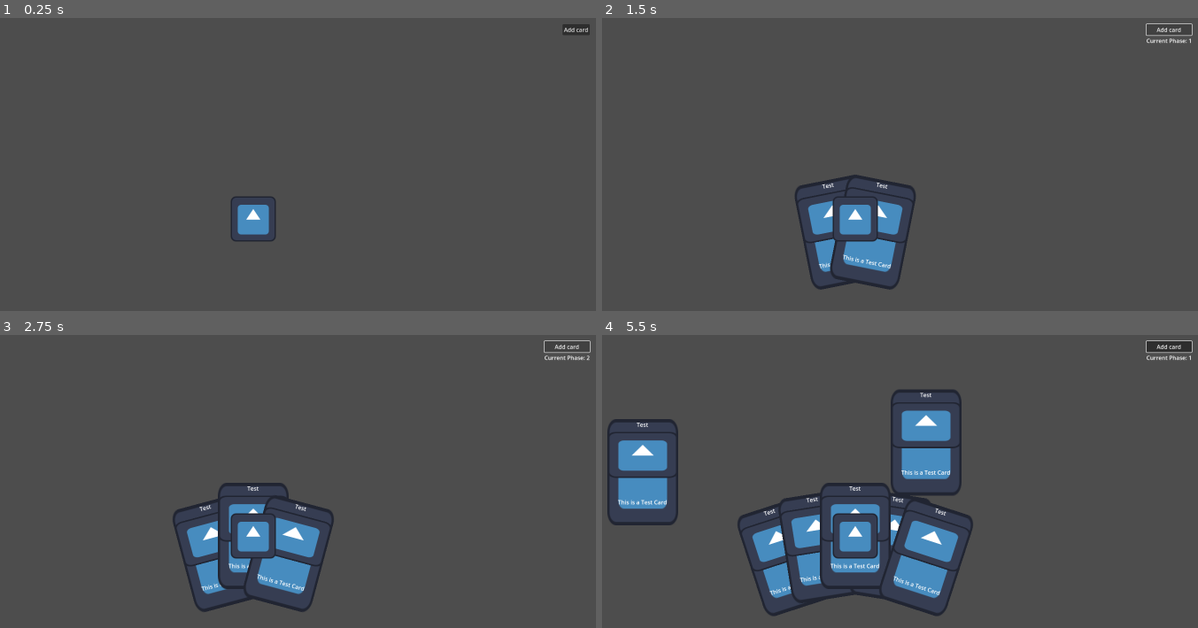
Above: before the commit, frames 1-4 (two rows, left to right).
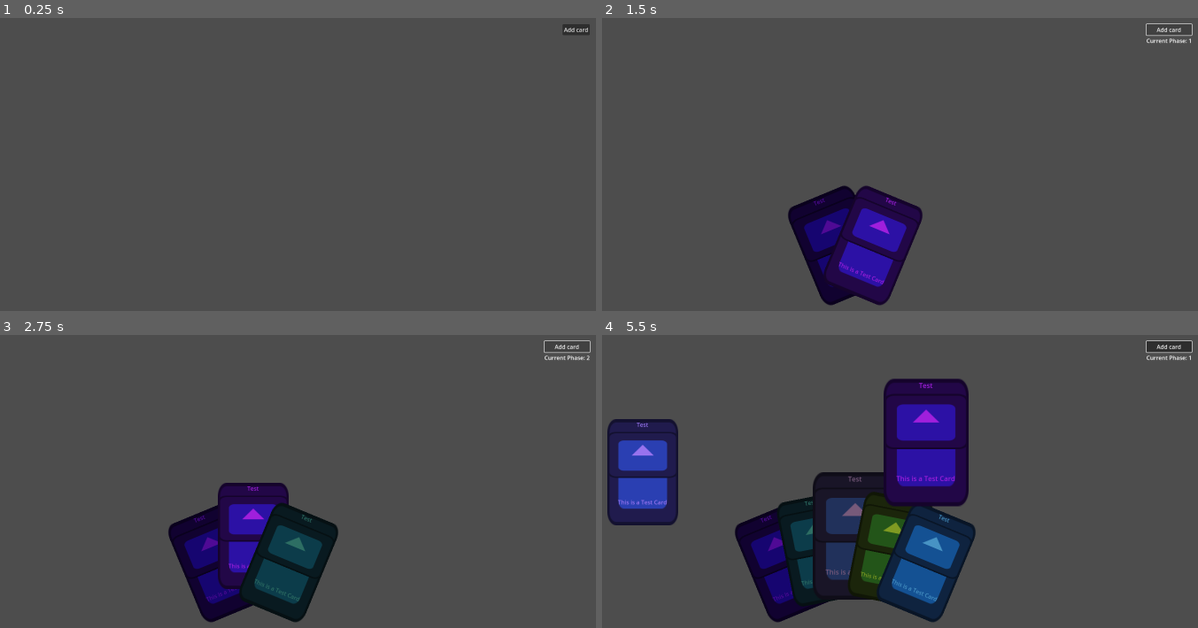
Above: after the commit, the same moments.

Repository: team-fow/hackathon
Game: Godot game, scene res://scenes/game/game.tscn
Two runs of this game, one before a commit and one after it. Both use one fixed random seed, a clock stepped at 60 frames per second and the inputs below. The engine's default icon, where the game draws it, is replaced by a stand-in: a white triangle on a blue panel in a dark square.
Inputs (mouse positions are in pixels of both pictures, inside the frame that each line leads up to):
- Up to frame 1 (0.25 s): no input
- Up to frame 2 (1.5 s): click "Add card" at 0.5 s; click "Add card" at 1.25 s
- Up to frame 3 (2.75 s): click "Add card" at 2 s
- Up to frame 4 (5.5 s): tap Enter at 2.75, 4.25 s; drag from (822, 554) to (923, 443) at 2.77 s; tap Space at 3.5, 5 s; drag from (923, 443) to (822, 622) at 3.52 s; move the mouse to (840, 543) at 4.27 s; press the mouse at (840, 543) at 4.28 s; release the mouse at (840, 543) at 5 s; drag from (870, 543) to (643, 472) at 5.02 s

The runs differ from the first frame. In frame 1, 0.6% of the frame differs, in the area x 38-47%, y 61-77%; in frame 2, 7.0%; in frame 3, 9.6%; in frame 4, 23%, in the area x 1-63%, y 14-99%.

Commit message:
card list improvements

Diff:
--- a/resources/card_behavior/card_behavior.gd
+++ b/resources/card_behavior/card_behavior.gd
@@ -1,5 +1,5 @@
 class_name CardBehavior
 
 
-func act():
+func play():
 	pass
--- a/resources/card_data/card_data.gd
+++ b/resources/card_data/card_data.gd
@@ -1,4 +1,4 @@
-class_name Card_Data
+class_name CardData
 extends Resource
 
 @export var background : Texture2D
--- a/scenes/card/card.gd
+++ b/scenes/card/card.gd
@@ -3,7 +3,8 @@
 
 const SIZE := Vector2(200, 300)
 
-@export var card_resource: Card_Data
+@export var card_resource: CardData
+
 var card_script : Object
 
 @onready var background: TextureRect = $Background
@@ -20,6 +21,7 @@
 	art.texture = card.art
 	description.text = card.description
 	card_script = card.card_script.new()
+	modulate = Color(randf(), randf(), randf()) # temp
 
 
 func play():
--- a/scenes/card_list/card_list.gd
+++ b/scenes/card_list/card_list.gd
@@ -2,92 +2,43 @@
 extends Node2D
 ## A list of [Card] nodes.
 
-@export var drop_area := Rect2(-400, -200, 800, 400) ## Area in which cards can be dropped to add them to the list.
-
-var cards: Array[Card] ## Cards in the list.
-var held_card: Card ## Card currently being dragged out of the list.
+var cards: Array[Card] ## All cards stored in this list.
 
 
 
-# modifying
+# modifying list
 
-## Adds [param card].
-func add_card(card: Card) -> void:
-	_add_card_to_list(card)
-	add_child(card)
-
-	card.gui_input.connect(_on_card_input.bind(card))
+## Adds a card at index [member idx].
+func add_card(card: Card, idx: int = -1) -> void:
+	if idx == -1:
+		_add_card_to_list(card, cards.size())
+		add_child(card)
+	else:
+		_add_card_to_list(card, idx)
+		cards[idx - 1].add_sibling(card)
 
 
-## Removes [param card].
+## Removes a card.
 func remove_card(card: Card) -> void:
 	_remove_card_from_list(card)
 	remove_child(card)
 
-	card.gui_input.disconnect(_on_card_input)
+
+# Adds a card to cards at index idx. Does not add it as a child.
+func _add_card_to_list(card: Card, idx: int) -> void:
+	cards.insert(idx, card)
+	_order_cards()
 
 
-# Adds [param card] to [member cards].
-# Does not add [param card] as a child.
-func _add_card_to_list(card: Card) -> void:
-	cards.append(card)
-	card.set_input(true)
-	_order_cards()
-
-	card.set_input(true)
-
-
-# Removes [param card] from [member cards].
-# Does not remove [param card] as a child.
+# Removes a card from cards. Does not remove it as a child.
 func _remove_card_from_list(card: Card) -> void:
 	cards.erase(card)
-	card.set_input(false)
 	_order_cards()
-
-	card.set_input(false)
-
-
-
-# held card
-
-## Removes [param card] from the list and stores it in [member held_card].
-func grab_card(card: Card) -> void:
-	held_card = card
-	_remove_card_from_list(card)
-
-
-# Called when [member held_card] is released.
-# If the card is dropped in [member drop_area], the card is reinserted into the list.
-func _on_held_card_dropped() -> void:
-	if drop_area.has_point(get_local_mouse_position()):
-		_add_card_to_list(held_card)
-	else:
-		pass
-
-	held_card = null
 
 
 
 # display
 
-## Overwrite this to control how cards in the list are displayed.
+## Overwrite this to control how cards in [member cards] are displayed.
 func _order_cards() -> void:
 	pass
-
-
-
-# input
-
-# Handles grabbing cards.
-func _on_card_input(event: InputEvent, card: Card) -> void:
-	if event.is_action_pressed("click"):
-		grab_card(card)
-
-
-# Handles moving and dropping the held card.
-func _unhandled_input(event: InputEvent) -> void:
-	if held_card:
-		if event is InputEventMouseMotion:
-			held_card.position = get_local_mouse_position()
-		elif event.is_action_released("click"):
-			_on_held_card_dropped()
--- a/scenes/card_list/deck.gd
+++ b/scenes/card_list/deck.gd
@@ -1,7 +1,7 @@
 class_name Deck
 extends CardList
 
-const CARD_SEPARATION: float = 4
+const CARD_SEPARATION: float = 4 ## Vertical spacing between cards.
 
 
 
--- a/scenes/card_list/hand.gd
+++ b/scenes/card_list/hand.gd
@@ -1,9 +1,41 @@
 class_name Hand
 extends CardList
 
-const CARD_SEPARATION: float = Card.SIZE.x / 2
-const MAX_CARD_Y_OFFSET: float = Card.SIZE.y / 2
-const MAX_CARD_ROTATION: float = PI / 4
+const CARD_SEPARATION: float = Card.SIZE.x / 2 ## Horizontal spacing between cards.
+const MAX_FAN_ROTATION: float = PI / 8 ## Maximum rotation for fanning.
+const MAX_FAN_OFFSET: float = Card.SIZE.y / 4 ## Maximum vertical offset for fanning.
+const HOVERED_CARD_SCALE := Vector2(1.2, 1.2) ## Scaling applied to the currently hovered card.
+
+var held_card: Card ## The card currently being dragged out of the hand.
+var held_card_idx: int ## The previous index of [member held_card] in the list.
+var drop_area := Rect2(0, -Card.SIZE.y/2, 0, Card.SIZE.y + MAX_FAN_OFFSET) ## The area in which [member held_card] can be dropped without playing it.
+
+
+
+# grabbing cards
+
+# Handles grabbing cards.
+func _on_card_input(event: InputEvent, card: Card) -> void:
+	if event.is_action_pressed("click"):
+		held_card = card
+		held_card_idx = cards.find(held_card)
+		_remove_card_from_list(card)
+
+
+# Handles dragging/dropping the held card.
+# If the card is dropped in drop_area, reinserts the card into the list; otherwise, plays the card.
+func _unhandled_input(event: InputEvent) -> void:
+	if held_card:
+		if event is InputEventMouseMotion:
+			held_card.position = get_local_mouse_position()
+
+		elif event.is_action_released("click"):
+			if drop_area.has_point(get_local_mouse_position()):
+				_add_card_to_list(held_card, held_card_idx)
+				held_card.z_index = 0
+			else:
+				held_card.play()
+			held_card = null
 
 
 
@@ -11,16 +43,55 @@
 
 func _order_cards() -> void:
 	var width: float = CARD_SEPARATION * (cards.size() - 1)
-	var left: float = -width / 2
-	var half_count: float = (cards.size() - 1) / 2.0
+	var left: float = -width / 2.0
 
-	for i: int in cards.size():
-		var percent: float = (i - half_count) / cards.size()
-		cards[i].position.x = left + CARD_SEPARATION * i
-		cards[i].position.y = abs(percent) * MAX_CARD_Y_OFFSET
-		cards[i].rotation = percent * MAX_CARD_ROTATION
+	if cards.size() == 1: # displaying single card
+		cards[0].position.x = 0
+		cards[0].position.y = MAX_FAN_OFFSET
+		cards[0].rotation = 0
+
+	elif cards.size() > 1: # fanning multiple cards
+		var half_count: float = (cards.size() - 1) / 2.0
+		for i: int in cards.size():
+			var percent: float = (i - half_count) / half_count
+			cards[i].position.x = left + CARD_SEPARATION * i
+			cards[i].position.y = abs(percent) * MAX_FAN_OFFSET
+			cards[i].rotation = percent * MAX_FAN_ROTATION
+
+	# resizing drop area
+	drop_area.position.x = left - CARD_SEPARATION
+	drop_area.size.x = width + CARD_SEPARATION * 2
+
+
+func _on_card_moused(card: Card, mouse_inside: bool) -> void:
+	if not held_card:
+		card.z_index = mouse_inside
+		card.scale = HOVERED_CARD_SCALE if mouse_inside else Vector2.ONE
+
+
+
+# modifying list
+
+func add_card(card: Card, idx: int = -1) -> void:
+	super(card, idx)
+	card.gui_input.connect(_on_card_input.bind(card))
+	card.mouse_entered.connect(_on_card_moused.bind(card, true))
+	card.mouse_exited.connect(_on_card_moused.bind(card, false))
+
+
+func remove_card(card: Card) -> void:
+	super(card)
+	card.gui_input.disconnect(_on_card_input)
+	card.mouse_entered.disconnect(_on_card_moused)
+	card.mouse_exited.disconnect(_on_card_moused)
+
+
+func _add_card_to_list(card: Card, idx: int) -> void:
+	super(card, idx)
+	card.set_input(true)
 
 
 func _remove_card_from_list(card: Card) -> void:
 	super(card)
+	card.set_input(false)
 	card.rotation = 0
--- a/scenes/game/button.gd
+++ b/scenes/game/button.gd
@@ -1,4 +1,6 @@
 extends Button
+
+@export var target: CardList
 
 
 func _pressed() -> void:
--- a/scenes/game/game.gd
+++ b/scenes/game/game.gd
@@ -10,7 +10,6 @@
 func _ready() -> void:
 	player.died.connect(_on_player_died)
 	curr_phase = AWAIT_PLAYER_1
-	player.died.connect(_on_player_died)
 	while true:
 		await get_tree().create_timer(1).timeout
 		next_phase()
--- a/scenes/game/game.tscn
+++ b/scenes/game/game.tscn
@@ -1,9 +1,8 @@
-[gd_scene load_steps=5 format=3 uid="uid://c1b5byliw5f6i"]
+[gd_scene load_steps=4 format=3 uid="uid://c1b5byliw5f6i"]
 
 [ext_resource type="Script" path="res://scenes/game/button.gd" id="1_1bw2p"]
 [ext_resource type="Script" path="res://scenes/game/game.gd" id="1_yqxqw"]
 [ext_resource type="PackedScene" uid="uid://dqlbtioqk3m5q" path="res://scenes/player/player.tscn" id="2_thlmk"]
-[ext_resource type="Texture2D" uid="uid://bs3siwm5tdbw4" path="res://icon.svg" id="3_4cupy"]
 
 [node name="Game" type="Node"]
 script = ExtResource("1_yqxqw")
@@ -27,18 +26,15 @@
 size_flags_horizontal = 8
 size_flags_vertical = 0
 
-[node name="Button" type="Button" parent="UI/Margins/VBoxContainer"]
+[node name="Button" type="Button" parent="UI/Margins/VBoxContainer" node_paths=PackedStringArray("target")]
 layout_mode = 2
 text = "Add card"
 script = ExtResource("1_1bw2p")
+target = NodePath("")
 
 [node name="Phase_Label" type="Label" parent="UI/Margins/VBoxContainer"]
 layout_mode = 2
 
 [node name="Player" parent="." instance=ExtResource("2_thlmk")]
-temperature = 10
-
-[node name="Icon" type="Sprite2D" parent="Player"]
-texture = ExtResource("3_4cupy")
 
 [node name="Camera" type="Camera2D" parent="."]
--- a/scenes/player/player.gd
+++ b/scenes/player/player.gd
@@ -3,7 +3,7 @@
 
 signal died
 
-@export var temperature : int
+@export_range(-10, 10) var temperature : int
 
 @onready var hand: Hand = $Hand
 
